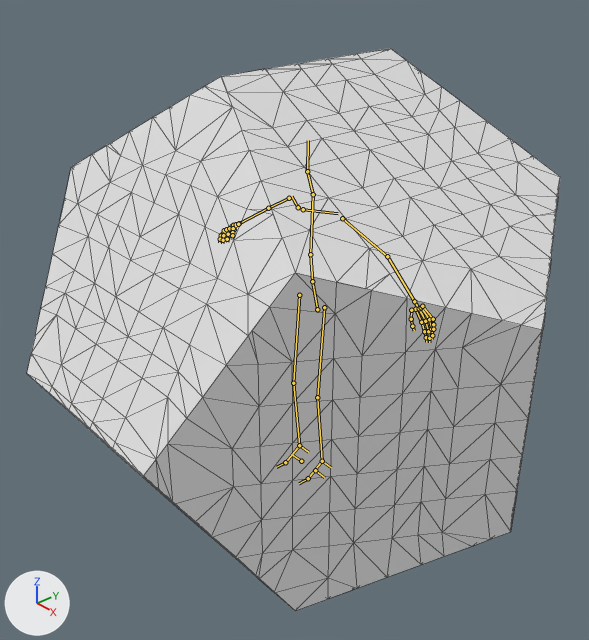
A saved change to the Blender file Assets/Custom Assets/Models/dodecahedron.blend.
Both versions are drawn from a 50 mm lens placed at (5.19, -4.74, 3.74), pointed at (-0.1, -0.11, 0.05). The lights are fixed; the arrows at lower left show +X, +Y and +Z. The bones that bend it are drawn over the model as lines. Mesh edges are drawn as thin lines.

In view in the first picture: 'Solid'.
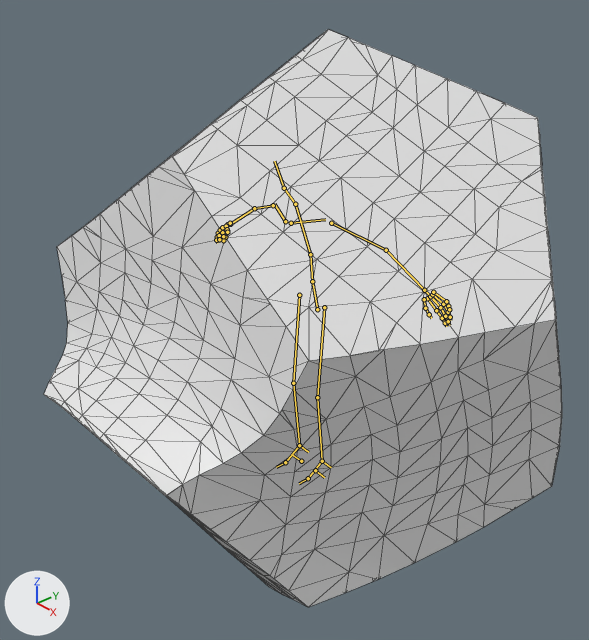
The newer file adds an action. The first version stands in its rest pose; the second is drawn at frame 15 of the action 'yes'.

What differs and where, as boxes [x1, y1, x2, y2] in the pictures (589 x 640 px):
'Solid', posed: before [27, 48, 560, 611]; after [44, 29, 562, 607]
bone 'chest', root to tip: before (310, 254) to (313, 194); after (310, 254) to (295, 204)

What changed in the scene script:
```text
Change bone_chest:
    where bone_chest = bpy.data.objects['metarig'].pose.bones['chest']  # child of 'spine'
    bone_chest.rotation_quaternion: (1.0, 0.0, 0.0, 0.0) -> (0.98, 0.191, 0.052, -0.001)  # degrees (0, 0, 0) -> degrees (22, 6, 1)
```
